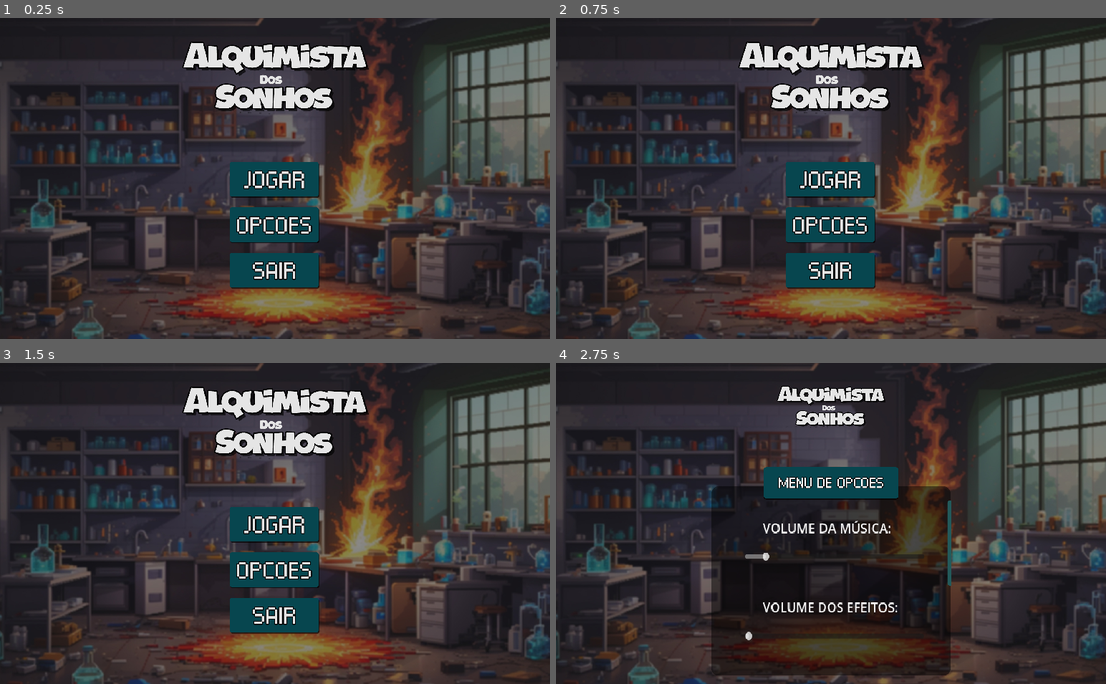
Above: before the commit, frames 1-4 (two rows, left to right).
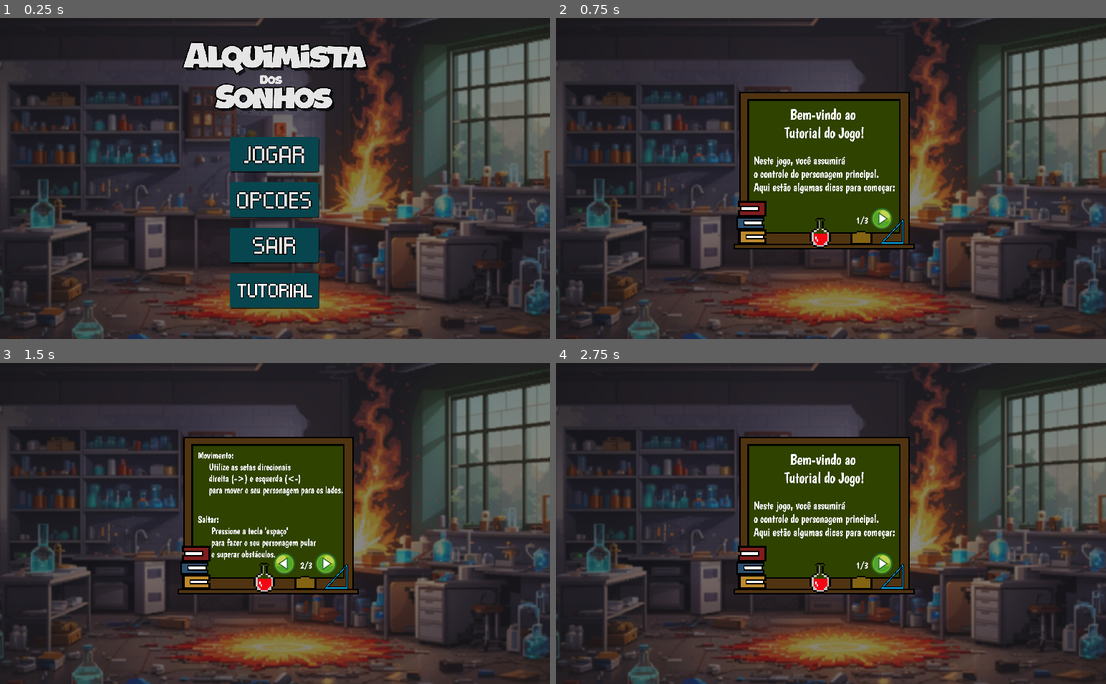
Above: after the commit, the same moments.

Repository: Eduardo-Pyment/Alquimista_dos_Sonhos-A_ultima_semente
Game: Godot game, scene res://Menus/MenuPrincipal/menu_principal.tscn
Two runs of this game, one before a commit and one after it. Both use one fixed random seed, a clock stepped at 60 frames per second and the inputs below. This scene is started directly instead of the project's main scene.
Inputs (mouse positions are in pixels of both pictures, inside the frame that each line leads up to):
- Up to frame 1 (0.25 s): no input
- Up to frame 2 (0.75 s): click (831, 290) at 0.52 s
- Up to frame 3 (1.5 s): click (324, 562) at 1.27 s
- Up to frame 4 (2.75 s): click (842, 562) at 2.02 s

The runs differ from the first frame. In frame 1, 6.1% of the frame differs, in the area x 41-59%, y 37-91%; in frame 2, 23%; in frame 3, 23%; in frame 4, 28%, in the area x 28-72%, y 7-98%.

Commit message:
criei e implementei o tutorial

Diff:
--- a/Menus/MenuPrincipal/menu_principal.tscn
+++ b/Menus/MenuPrincipal/menu_principal.tscn
@@ -6,6 +6,28 @@
 [ext_resource type="Texture2D" uid="uid://df2rfmyk1wpyt" path="res://Assets/AssetsMenu/jogar.png" id="4_77seh"]
 [ext_resource type="Texture2D" uid="uid://7tevdn18fg7m" path="res://Assets/AssetsMenu/opcoes.png" id="5_gsunh"]
 [ext_resource type="Texture2D" uid="uid://qw26640142bh" path="res://Assets/AssetsMenu/sair.png" id="6_b3sv4"]
+[ext_resource type="Texture2D" uid="uid://dni7xp73idv0y" path="res://Assets/AssetsMenu/BotaoTutorial.png" id="7_vpn3r"]
+
+[sub_resource type="GDScript" id="GDScript_734wi"]
+script/source = "extends Node
+
+
+# Called when the node enters the scene tree for the first time.
+func _ready():
+	pass # Replace with function body.
+
+
+# Called every frame. 'delta' is the elapsed time since the previous frame.
+func _process(delta):
+	pass
+
+
+func _on_pressed():
+	get_tree().change_scene_to_file(\"res://Menus/MenuPrincipal/tutorial.tscn\")
+
+func _on_next_pressed():
+	get_tree().change_scene_to_file(\"res://Menus/MenuPrincipal/tutorial2tscn\")
+"
 
 [node name="MenuPrincipal" type="Control"]
 process_mode = 3
@@ -40,9 +62,9 @@
 process_mode = 3
 layout_mode = 0
 offset_left = 320.0
-offset_top = 200.0
-offset_right = 870.0
-offset_bottom = 975.0
+offset_top = 165.0
+offset_right = 872.0
+offset_bottom = 1215.0
 scale = Vector2(0.230705, 0.230705)
 
 [node name="VBoxContainer" type="VBoxContainer" parent="MarginContainer"]
@@ -68,6 +90,15 @@
 icon = ExtResource("6_b3sv4")
 flat = true
 
+[node name="Tutorial" type="Button" parent="MarginContainer/VBoxContainer"]
+layout_mode = 2
+text = "
+"
+icon = ExtResource("7_vpn3r")
+flat = true
+script = SubResource("GDScript_734wi")
+
 [connection signal="pressed" from="MarginContainer/VBoxContainer/Jogar" to="." method="_on_jogar_pressed"]
 [connection signal="pressed" from="MarginContainer/VBoxContainer/Opcoes" to="." method="_on_opcoes_pressed"]
 [connection signal="pressed" from="MarginContainer/VBoxContainer/Sair" to="." method="_on_sair_pressed"]
+[connection signal="pressed" from="MarginContainer/VBoxContainer/Tutorial" to="MarginContainer/VBoxContainer/Tutorial" method="_on_pressed"]
--- /dev/null
+++ b/Menus/MenuPrincipal/tutorial.gd
@@ -0,0 +1,14 @@
+extends CanvasLayer
+
+
+# Called when the node enters the scene tree for the first time.
+func _ready():
+	pass # Replace with function body.
+
+
+# Called every frame. 'delta' is the elapsed time since the previous frame.
+func _process(delta):
+	pass
+
+func _on_avancar_pressed():
+	get_tree().change_scene_to_file("res://Menus/MenuPrincipal/tutorial2.tscn")
--- /dev/null
+++ b/Menus/MenuPrincipal/tutorial.tscn
@@ -0,0 +1,49 @@
+[gd_scene load_steps=5 format=3 uid="uid://c11uvjce8mte4"]
+
+[ext_resource type="Script" path="res://Menus/MenuPrincipal/tutorial.gd" id="1_73yvi"]
+[ext_resource type="Texture2D" uid="uid://4tjharjh6ght" path="res://Assets/AssetsMenu/backgroundtutorial1.png" id="1_c3rps"]
+[ext_resource type="Texture2D" uid="uid://c18x3bge5r4n" path="res://Assets/AssetsMenu/backgorundmenu.jpg" id="1_t1oun"]
+[ext_resource type="Texture2D" uid="uid://cnopie4j6yic6" path="res://Assets/AssetsMenu/BotaoAvancar.png" id="4_ndjoy"]
+
+[node name="CanvasLayer" type="CanvasLayer"]
+script = ExtResource("1_73yvi")
+
+[node name="TextureRect" type="TextureRect" parent="."]
+offset_left = -16.0
+offset_right = 1904.0
+offset_bottom = 1080.0
+scale = Vector2(0.420978, 0.420978)
+texture = ExtResource("1_t1oun")
+
+[node name="Control" type="Control" parent="."]
+layout_mode = 3
+anchors_preset = 0
+offset_right = 40.0
+offset_bottom = 40.0
+
+[node name="Background" type="TextureRect" parent="Control"]
+layout_mode = 1
+anchors_preset = 8
+anchor_left = 0.5
+anchor_top = 0.5
+anchor_right = 0.5
+anchor_bottom = 0.5
+offset_left = 224.0
+offset_top = 53.0
+offset_right = 876.0
+offset_bottom = 753.0
+grow_horizontal = 2
+grow_vertical = 2
+scale = Vector2(0.4, 0.4)
+texture = ExtResource("1_c3rps")
+
+[node name="avancar" type="Button" parent="Control"]
+layout_mode = 0
+offset_left = 436.0
+offset_top = 261.0
+offset_right = 474.0
+offset_bottom = 299.0
+icon = ExtResource("4_ndjoy")
+flat = true
+
+[connection signal="pressed" from="Control/avancar" to="." method="_on_avancar_pressed"]
--- /dev/null
+++ b/Menus/MenuPrincipal/tutorial2.gd
@@ -0,0 +1,17 @@
+extends CanvasLayer
+
+
+# Called when the node enters the scene tree for the first time.
+func _ready():
+	pass # Replace with function body.
+
+
+# Called every frame. 'delta' is the elapsed time since the previous frame.
+func _process(delta):
+	pass
+
+func _on_voltar_pressed():
+	get_tree().change_scene_to_file("res://Menus/MenuPrincipal/tutorial.tscn")
+
+func _on_avancar_pressed():
+	get_tree().change_scene_to_file("res://Menus/MenuPrincipal/tutorial3.tscn")
--- /dev/null
+++ b/Menus/MenuPrincipal/tutorial2.tscn
@@ -0,0 +1,60 @@
+[gd_scene load_steps=6 format=3 uid="uid://dpmramuvpgsko"]
+
+[ext_resource type="Texture2D" uid="uid://c18x3bge5r4n" path="res://Assets/AssetsMenu/backgorundmenu.jpg" id="1_ehe6p"]
+[ext_resource type="Script" path="res://Menus/MenuPrincipal/tutorial2.gd" id="1_qyio5"]
+[ext_resource type="Texture2D" uid="uid://dydf7ed5soqlq" path="res://Assets/AssetsMenu/backgroundtutorial2.png" id="2_imgnp"]
+[ext_resource type="Texture2D" uid="uid://b5wdbynlnya2d" path="res://Assets/AssetsMenu/BotaoVoltar.png" id="3_7s5qx"]
+[ext_resource type="Texture2D" uid="uid://cnopie4j6yic6" path="res://Assets/AssetsMenu/BotaoAvancar.png" id="4_xid3n"]
+
+[node name="tutorial2" type="CanvasLayer"]
+script = ExtResource("1_qyio5")
+
+[node name="TextureRect" type="TextureRect" parent="."]
+offset_left = -16.0
+offset_right = 1904.0
+offset_bottom = 1080.0
+scale = Vector2(0.420978, 0.420978)
+texture = ExtResource("1_ehe6p")
+
+[node name="Control" type="Control" parent="."]
+layout_mode = 3
+anchors_preset = 0
+offset_right = 40.0
+offset_bottom = 40.0
+
+[node name="Background" type="TextureRect" parent="Control"]
+layout_mode = 1
+anchors_preset = 8
+anchor_left = 0.5
+anchor_top = 0.5
+anchor_right = 0.5
+anchor_bottom = 0.5
+offset_left = 224.0
+offset_top = 53.0
+offset_right = 876.0
+offset_bottom = 753.0
+grow_horizontal = 2
+grow_vertical = 2
+scale = Vector2(0.4, 0.4)
+texture = ExtResource("2_imgnp")
+
+[node name="voltar" type="Button" parent="Control"]
+layout_mode = 0
+offset_left = 378.0
+offset_top = 261.0
+offset_right = 416.0
+offset_bottom = 299.0
+icon = ExtResource("3_7s5qx")
+flat = true
+
+[node name="avancar" type="Button" parent="Control"]
+layout_mode = 0
+offset_left = 436.0
+offset_top = 261.0
+offset_right = 474.0
+offset_bottom = 299.0
+icon = ExtResource("4_xid3n")
+flat = true
+
+[connection signal="pressed" from="Control/voltar" to="." method="_on_voltar_pressed"]
+[connection signal="pressed" from="Control/avancar" to="." method="_on_avancar_pressed"]
--- /dev/null
+++ b/Menus/MenuPrincipal/tutorial3.gd
@@ -0,0 +1,14 @@
+extends CanvasLayer
+
+
+# Called when the node enters the scene tree for the first time.
+func _ready():
+	pass # Replace with function body.
+
+
+# Called every frame. 'delta' is the elapsed time since the previous frame.
+func _process(delta):
+	pass
+
+func _on_avancar_pressed():
+	get_tree().change_scene_to_file("res://Menus/MenuPrincipal/menu_principal.tscn")
--- /dev/null
+++ b/Menus/MenuPrincipal/tutorial3.tscn
@@ -0,0 +1,49 @@
+[gd_scene load_steps=5 format=3 uid="uid://dgphl6epb2orn"]
+
+[ext_resource type="Script" path="res://Menus/MenuPrincipal/tutorial3.gd" id="1_e1wok"]
+[ext_resource type="Texture2D" uid="uid://c18x3bge5r4n" path="res://Assets/AssetsMenu/backgorundmenu.jpg" id="1_smuos"]
+[ext_resource type="Texture2D" uid="uid://pimlclipm4od" path="res://Assets/AssetsMenu/backgroudtutorial3.png" id="3_jn011"]
+[ext_resource type="Texture2D" uid="uid://cnopie4j6yic6" path="res://Assets/AssetsMenu/BotaoAvancar.png" id="4_lpwvp"]
+
+[node name="tutorial3" type="CanvasLayer"]
+script = ExtResource("1_e1wok")
+
+[node name="TextureRect" type="TextureRect" parent="."]
+offset_left = -16.0
+offset_right = 1904.0
+offset_bottom = 1080.0
+scale = Vector2(0.420978, 0.420978)
+texture = ExtResource("1_smuos")
+
+[node name="Control" type="Control" parent="."]
+layout_mode = 3
+anchors_preset = 0
+offset_right = 40.0
+offset_bottom = 40.0
+
+[node name="Background" type="TextureRect" parent="Control"]
+layout_mode = 1
+anchors_preset = 8
+anchor_left = 0.5
+anchor_top = 0.5
+anchor_right = 0.5
+anchor_bottom = 0.5
+offset_left = 224.0
+offset_top = 53.0
+offset_right = 876.0
+offset_bottom = 753.0
+grow_horizontal = 2
+grow_vertical = 2
+scale = Vector2(0.4, 0.4)
+texture = ExtResource("3_jn011")
+
+[node name="avancar" type="Button" parent="Control"]
+layout_mode = 0
+offset_left = 436.0
+offset_top = 261.0
+offset_right = 474.0
+offset_bottom = 299.0
+icon = ExtResource("4_lpwvp")
+flat = true
+
+[connection signal="pressed" from="Control/avancar" to="." method="_on_avancar_pressed"]
Binary file added: Assets/AssetsMenu/BotaoAvancar.png
Not shown, added: Assets/AssetsMenu/BotaoAvancar.png.import
Binary file added: Assets/AssetsMenu/BotaoTutorial.png
Not shown, added: Assets/AssetsMenu/BotaoTutorial.png.import
Binary file added: Assets/AssetsMenu/BotaoVoltar.png
Not shown, added: Assets/AssetsMenu/BotaoVoltar.png.import
Binary file added: Assets/AssetsMenu/backgroudtutorial3.png
Not shown, added: Assets/AssetsMenu/backgroudtutorial3.png.import
Binary file added: Assets/AssetsMenu/backgroundtutorial1.png
Not shown, added: Assets/AssetsMenu/backgroundtutorial1.png.import
Binary file added: Assets/AssetsMenu/backgroundtutorial2.png
Not shown, added: Assets/AssetsMenu/backgroundtutorial2.png.import
(and 1 more such lines)
